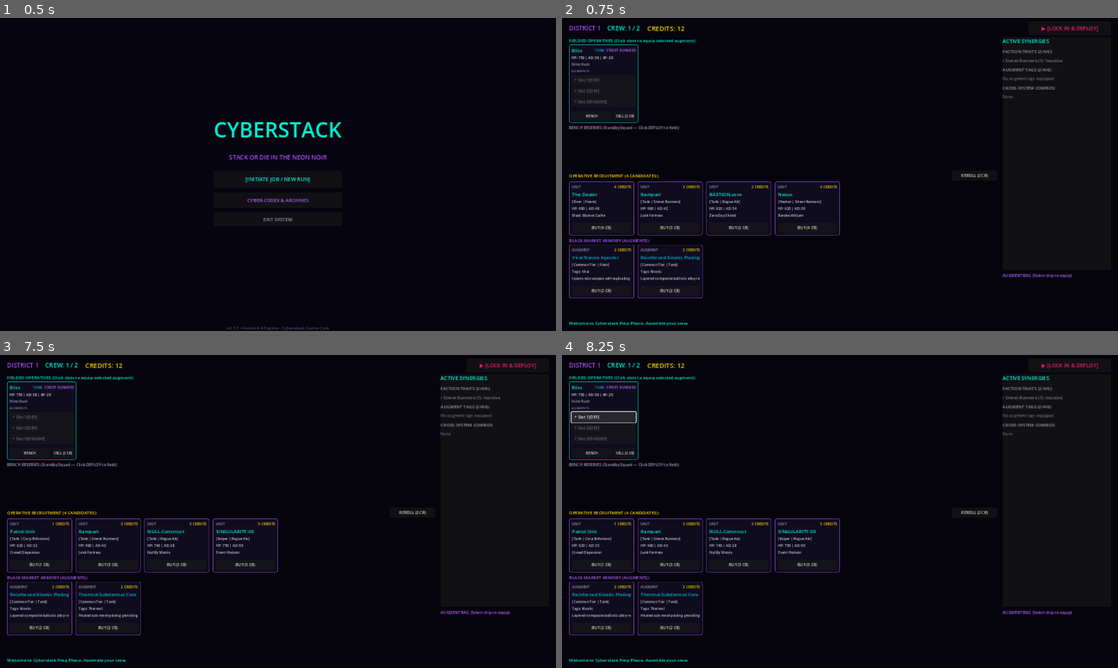
Above: before the commit, frames 1-4 (two rows, left to right).
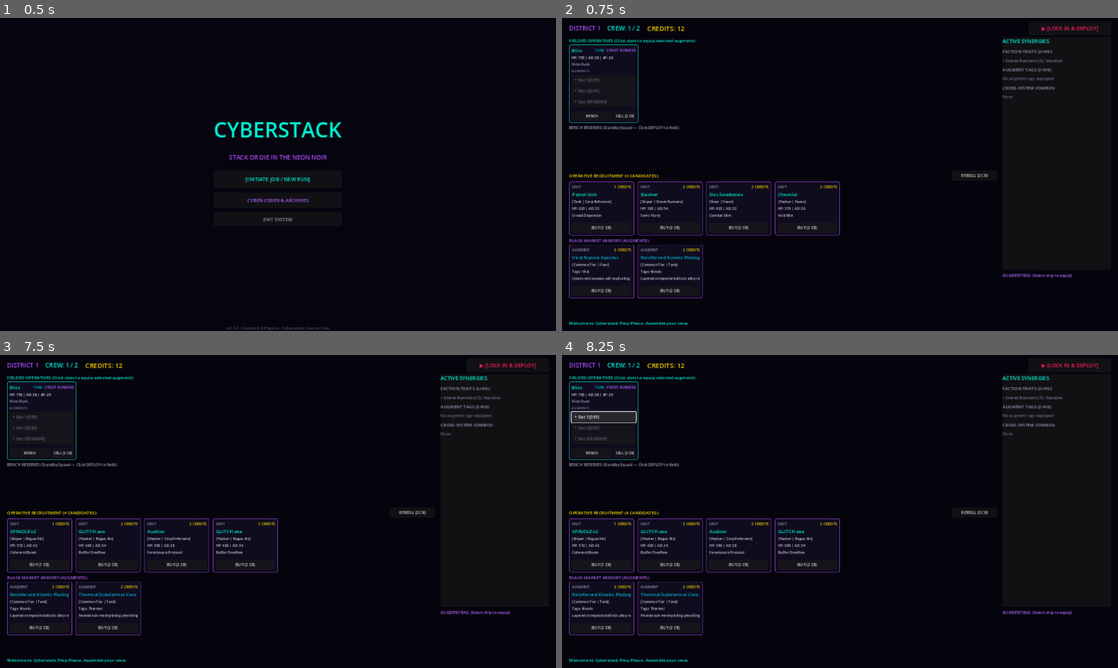
Above: after the commit, the same moments.

Repository: TheStickface/Cyberstack
Game: Godot game, scene res://src/ui/screens/Main.tscn
Same seed, same stepped clock (60 frames per second), same inputs: the game is played once before the commit and once after it.
Inputs (mouse positions are in pixels of both pictures, inside the frame that each line leads up to):
- Up to frame 1 (0.5 s): no input
- Up to frame 2 (0.75 s): click "[INITIATE JOB / NEW RUN]" at 0.5 s
- Up to frame 3 (7.5 s): click "▶ [LOCK IN & DEPLOY]" at 1.25 s; click "ENTER COMBAT [⚔ FIGHT]" at 2 s; click "SPEED: 1x" at 2.75 s; click "SPEED: 2x" at 3.5 s; tap Enter at 4.25 s; move the mouse to (400, 495) at 4.27 s; hold Up 4.28-5 s; click (400, 495) at 4.42 s; click "⚡ FAST RESOLVE" at 5 s; click "TERMINATE MISSION ▶" at 5.75 s; click "RETURN TO MAIN TERMINAL" at 6.5 s; click "[INITIATE JOB / NEW RUN]" at 7.25 s
- Up to frame 4 (8.25 s): click "+ Slot 1 [DEF]" at 8 s

Frame 1 is identical in both runs. In frame 2, 0.4% of the frame differs, in the area x 1-47%, y 53-68%; in frame 3, 0.5%; in frame 4, 0.5%.

Commit message:
feat(balance): implement tiered district shop odds, enemy district scaling, and starter tuning for balanced difficulty curve

Diff:
--- a/data/units/ai_glitch.tres
+++ b/data/units/ai_glitch.tres
@@ -10,14 +10,14 @@
 bio = "A rogue cyberwarfare subprocess that broke free from an orbital server bank."
 role = 1
 faction = 3
-base_cost = 3
-base_max_health = 520.0
+base_cost = 2
+base_max_health = 600.0
 base_attack_damage = 34.0
 base_ability_power = 65.0
 base_attack_speed = 0.95
-base_armor = 12.0
+base_armor = 16.0
 base_shield = 0.0
-base_starting_mana = 30.0
+base_starting_mana = 40.0
 base_max_mana = 50.0
 base_speed = 55.0
 base_crit_chance = 0.05
--- a/data/units/fixer_broker.tres
+++ b/data/units/fixer_broker.tres
@@ -10,15 +10,15 @@
 bio = "Arms broker and combat coordinator who optimizes operative weapon harmonics."
 role = 3
 faction = 4
-base_cost = 4
-base_max_health = 580.0
+base_cost = 3
+base_max_health = 680.0
 base_attack_damage = 42.0
 base_ability_power = 45.0
-base_attack_speed = 0.80
-base_armor = 15.0
-base_shield = 0.0
-base_starting_mana = 10.0
-base_max_mana = 75.0
+base_attack_speed = 0.85
+base_armor = 24.0
+base_shield = 40.0
+base_starting_mana = 25.0
+base_max_mana = 65.0
 base_speed = 48.0
 base_crit_chance = 0.10
 base_evasion = 0.05
--- a/src/core/Constants.gd
+++ b/src/core/Constants.gd
@@ -102,6 +102,22 @@
 	}
 }
 
+# District Unit Shop Odds (Cost 1-2 CR: Tier 1, Cost 3-4 CR: Tier 2, Cost 5 CR: Tier 3)
+const DISTRICT_UNIT_SHOP_ODDS: Dictionary = {
+	1: { 1: 0.75, 2: 0.25, 3: 0.00 },
+	2: { 1: 0.45, 2: 0.45, 3: 0.10 },
+	3: { 1: 0.25, 2: 0.50, 3: 0.25 },
+	4: { 1: 0.15, 2: 0.50, 3: 0.35 }
+}
+
+# Enemy Stat Scaling Multipliers per District (HP, Damage)
+const DISTRICT_ENEMY_SCALING: Dictionary = {
+	1: { "hp_mult": 1.00, "dmg_mult": 1.00 },
+	2: { "hp_mult": 1.35, "dmg_mult": 1.25 },
+	3: { "hp_mult": 1.75, "dmg_mult": 1.55 },
+	4: { "hp_mult": 2.40, "dmg_mult": 1.90 }
+}
+
 # Sell Refund Values
 const AUGMENT_SELL_VALUES: Dictionary = {
 	Enums.AugmentTier.COMMON: 1,
--- a/src/systems/ShopManager.gd
+++ b/src/systems/ShopManager.gd
@@ -46,17 +46,31 @@
 func generate_shop_offerings(district_id: int = 1, repo_instance: Object = null, num_crew: int = Constants.DEFAULT_CREW_SHOP_SLOTS, num_augments: int = Constants.DEFAULT_AUGMENT_SHOP_SLOTS) -> Array[Dictionary]:
 	current_district = district_id
 	var repo = repo_instance if repo_instance != null else _get_default_repo()
-	var odds = Constants.DISTRICT_SHOP_ODDS.get(district_id, Constants.DISTRICT_SHOP_ODDS[1])
+	var aug_odds = Constants.DISTRICT_SHOP_ODDS.get(district_id, Constants.DISTRICT_SHOP_ODDS[1])
+	var unit_odds = Constants.DISTRICT_UNIT_SHOP_ODDS.get(district_id, Constants.DISTRICT_UNIT_SHOP_ODDS[1])
 
 	unit_slots.clear()
 	augment_slots.clear()
 	shop_slots.clear()
 
-	# 1. Generate Pure Operative / Crew Slots (4 to start, expandable to 6)
-	var units_pool = repo.get_all_units()
+	# 1. Generate Pure Operative / Crew Slots (Tiered by District Odds)
+	var all_units = repo.get_all_units()
 	for i in range(num_crew):
-		if not units_pool.is_empty():
-			var unit_res: UnitResource = units_pool[randi() % units_pool.size()]
+		var target_tier = _roll_unit_tier(unit_odds)
+		var filtered_units: Array[UnitResource] = []
+		for u in all_units:
+			if target_tier == 1 and u.base_cost <= 2:
+				filtered_units.append(u)
+			elif target_tier == 2 and (u.base_cost == 3 or u.base_cost == 4):
+				filtered_units.append(u)
+			elif target_tier == 3 and u.base_cost >= 5:
+				filtered_units.append(u)
+
+		if filtered_units.is_empty():
+			filtered_units = all_units
+
+		if not filtered_units.is_empty():
+			var unit_res: UnitResource = filtered_units[randi() % filtered_units.size()]
 			var slot_data = {
 				"type": "unit",
 				"resource": unit_res,
@@ -70,9 +84,9 @@
 			unit_slots.append(empty_slot)
 			shop_slots.append(empty_slot)
 
-	# 2. Generate Pure Augment Slots (2 to start, expandable to 5)
+	# 2. Generate Pure Augment Slots (Tiered by District Odds)
 	for i in range(num_augments):
-		var chosen_tier = _roll_tier(odds)
+		var chosen_tier = _roll_tier(aug_odds)
 		var aug_pool = repo.get_augments_by_tier(chosen_tier)
 		if aug_pool.is_empty():
 			aug_pool = repo.get_all_augments()
@@ -94,6 +108,15 @@
 
 	return shop_slots
 
+func _roll_unit_tier(odds: Dictionary) -> int:
+	var roll = randf()
+	var cum_prob = 0.0
+	for tier in [1, 2, 3]:
+		cum_prob += odds.get(tier, 0.0)
+		if roll <= cum_prob:
+			return tier
+	return 1
+
 func reroll_shop(repo_instance: Object = null, free_reroll: bool = false) -> bool:
 	if not free_reroll:
 		if not spend_gold(Constants.BASE_REROLL_COST):
--- a/src/tools/BalanceSimulator.gd
+++ b/src/tools/BalanceSimulator.gd
@@ -143,7 +143,7 @@
 					var enemy_comp_templates = _build_minion_enemy_comp(repo, d_idx)
 					var enemy_crew = _instantiate_crew(enemy_comp_templates, repo)
 
-					var battle_res = simulate_single_battle(crew, enemy_crew, repo)
+					var battle_res = simulate_single_battle(crew, enemy_crew, repo, d_idx, false)
 					if not battle_res["victory"]:
 						return {
 							"victory": false,
@@ -163,7 +163,7 @@
 					var enemy_comp_templates = _build_boss_enemy_comp(repo, d_idx)
 					var enemy_crew = _instantiate_crew(enemy_comp_templates, repo)
 
-					var battle_res = simulate_single_battle(crew, enemy_crew, repo)
+					var battle_res = simulate_single_battle(crew, enemy_crew, repo, d_idx, true)
 					if not battle_res["victory"]:
 						return {
 							"victory": false,
@@ -210,7 +210,14 @@
 	}
 
 static func _simulate_shop_purchase(crew: Array[UnitInstance], gold: int, crew_cap: int, repo: Object) -> void:
-	# 1. Recruit units if crew cap allows
+	# 1. Star Level Combinations / Duplicate Purchases
+	for u in crew:
+		if u.star_level < 3 and gold >= u.unit_resource.base_cost:
+			if randf() < 0.35: # Chance player finds duplicate copy in shop
+				gold -= u.unit_resource.base_cost
+				u.star_level = min(3, u.star_level + 1)
+
+	# 2. Recruit new units if crew cap allows
 	if crew.size() < crew_cap and gold >= 3:
 		var unfielded = _get_unfielded_units(crew, repo)
 		if not unfielded.is_empty():
@@ -219,7 +226,7 @@
 				gold -= recruit_unit.base_cost
 				crew.append(UnitInstance.new(recruit_unit))
 
-	# 2. Buy augments for open slots
+	# 3. Buy augments for open slots
 	var all_augs = repo.get_all_augments()
 	for u in crew:
 		for s_idx in range(Constants.MAX_AUGMENT_SLOTS_PER_UNIT):
@@ -277,15 +284,17 @@
 static func simulate_single_battle(
 	player_crew: Array[UnitInstance],
 	enemy_crew: Array[UnitInstance],
-	repo: Object
+	repo: Object,
+	district_index: int = 1,
+	is_boss: bool = false
 ) -> Dictionary:
 	var player_combatants: Array[Dictionary] = []
 	for u in player_crew:
-		player_combatants.append(_create_combatant(u, repo, true))
+		player_combatants.append(_create_combatant(u, repo, true, district_index, false))
 
 	var enemy_combatants: Array[Dictionary] = []
 	for u in enemy_crew:
-		enemy_combatants.append(_create_combatant(u, repo, false))
+		enemy_combatants.append(_create_combatant(u, repo, false, district_index, is_boss))
 
 	var time = 0.0
 	var dt = 0.1
@@ -370,7 +379,7 @@
 			target["shield"] = 0.0
 	target["hp"] = maxf(0.0, target["hp"] - dmg)
 
-static func _create_combatant(unit: UnitInstance, repo: Object, is_player: bool) -> Dictionary:
+static func _create_combatant(unit: UnitInstance, repo: Object, is_player: bool, district_index: int = 1, is_boss: bool = false) -> Dictionary:
 	var hp = unit.calculate_effective_stat(Enums.StatType.MAX_HEALTH)
 	var shield = unit.calculate_effective_stat(Enums.StatType.SHIELD)
 	var armor = unit.calculate_effective_stat(Enums.StatType.ARMOR)
@@ -381,6 +390,15 @@
 	var max_mana = unit.calculate_effective_stat(Enums.StatType.MAX_MANA)
 	var crit = unit.calculate_effective_stat(Enums.StatType.CRIT_CHANCE)
 	var evasion = unit.calculate_effective_stat(Enums.StatType.EVASION)
+
+	if not is_player:
+		var scaling = Constants.DISTRICT_ENEMY_SCALING.get(district_index, {"hp_mult": 1.0, "dmg_mult": 1.0})
+		hp *= scaling.get("hp_mult", 1.0)
+		ad *= scaling.get("dmg_mult", 1.0)
+		ap *= scaling.get("dmg_mult", 1.0)
+		if is_boss:
+			hp *= 1.35
+			ad *= 1.20
 
 	return {
 		"id": unit.unit_resource.id if unit.unit_resource else "unit",
--- a/src/ui/screens/CombatMockArena.gd
+++ b/src/ui/screens/CombatMockArena.gd
@@ -129,6 +129,19 @@
 		state.attack_damage = 35.0
 		state.ability_power = 20.0
 		state.attack_speed = 1.0
+
+	# Scale enemy combatants by district progression and boss tier
+	if not is_player:
+		var dist_id = combat_payload.get("district_id", 1)
+		var scaling = Constants.DISTRICT_ENEMY_SCALING.get(dist_id, {"hp_mult": 1.0, "dmg_mult": 1.0})
+		state.max_hp *= scaling.get("hp_mult", 1.0)
+		state.current_hp = state.max_hp
+		state.attack_damage *= scaling.get("dmg_mult", 1.0)
+		state.ability_power *= scaling.get("dmg_mult", 1.0)
+		if combat_payload.get("is_boss", false):
+			state.max_hp *= 1.35
+			state.current_hp = state.max_hp
+			state.attack_damage *= 1.20
 
 	state.attack_timer = randf_range(0.0, 0.4) # Slight desync for natural flow
 
Not shown, changed: data/balance_simulation_report.md
